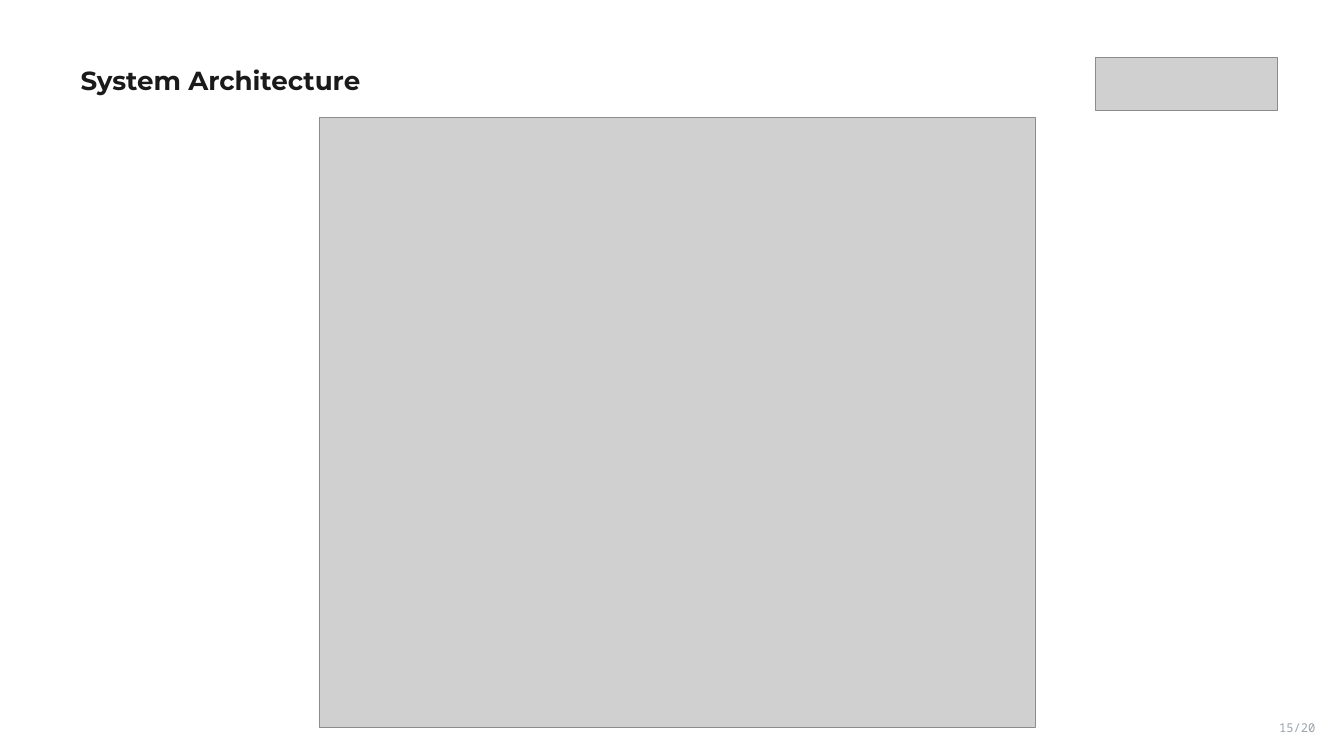
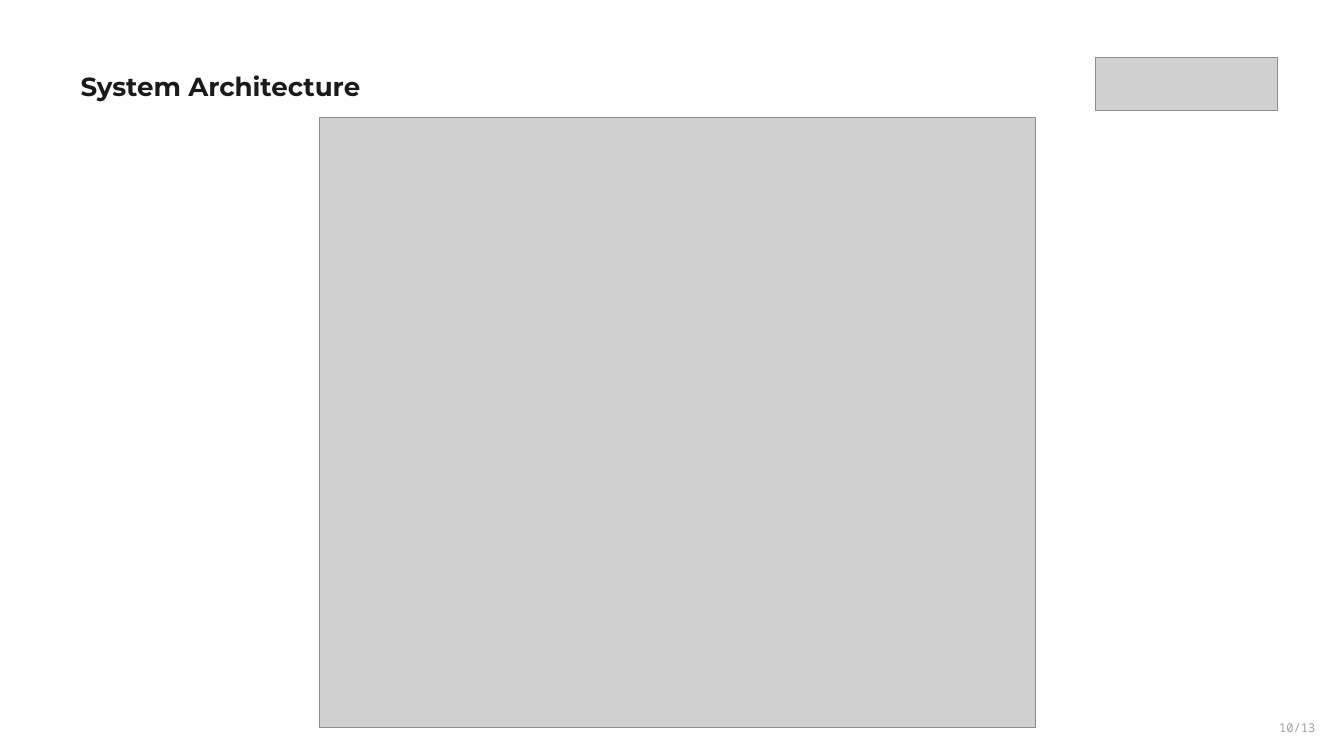
Before and after one commit to VoronM1522/Thesis_draft, a slide deck: slide 10 of presentation/slides_main.pptx (slide 15 before the commit). Drawn at 1344x756 pixels with LibreOffice and Linux fonts; fonts in the diff are those of the drawing; grey boxes stand for pictures. Boxes give left, top, right and bottom in pixels: in the first picture for what was removed or moved away, otherwise in the second. Text is boxed around its words. In the diff, an @@ line names an element or a change of style, - is before the commit and + after.

```diff
--- a/presentation/slides_main.pptx
+++ b/presentation/slides_main.pptx
@@ text "System Architecture" at box(81, 75, 360, 102): line spacing 32pt to 1.14 @@
@@ text at box(1279, 723, 1315, 732): text changed @@
-15/20
+10/13
```
Also in this commit, not shown: 12 other slides changed, 8 slides removed, 4 other files.
